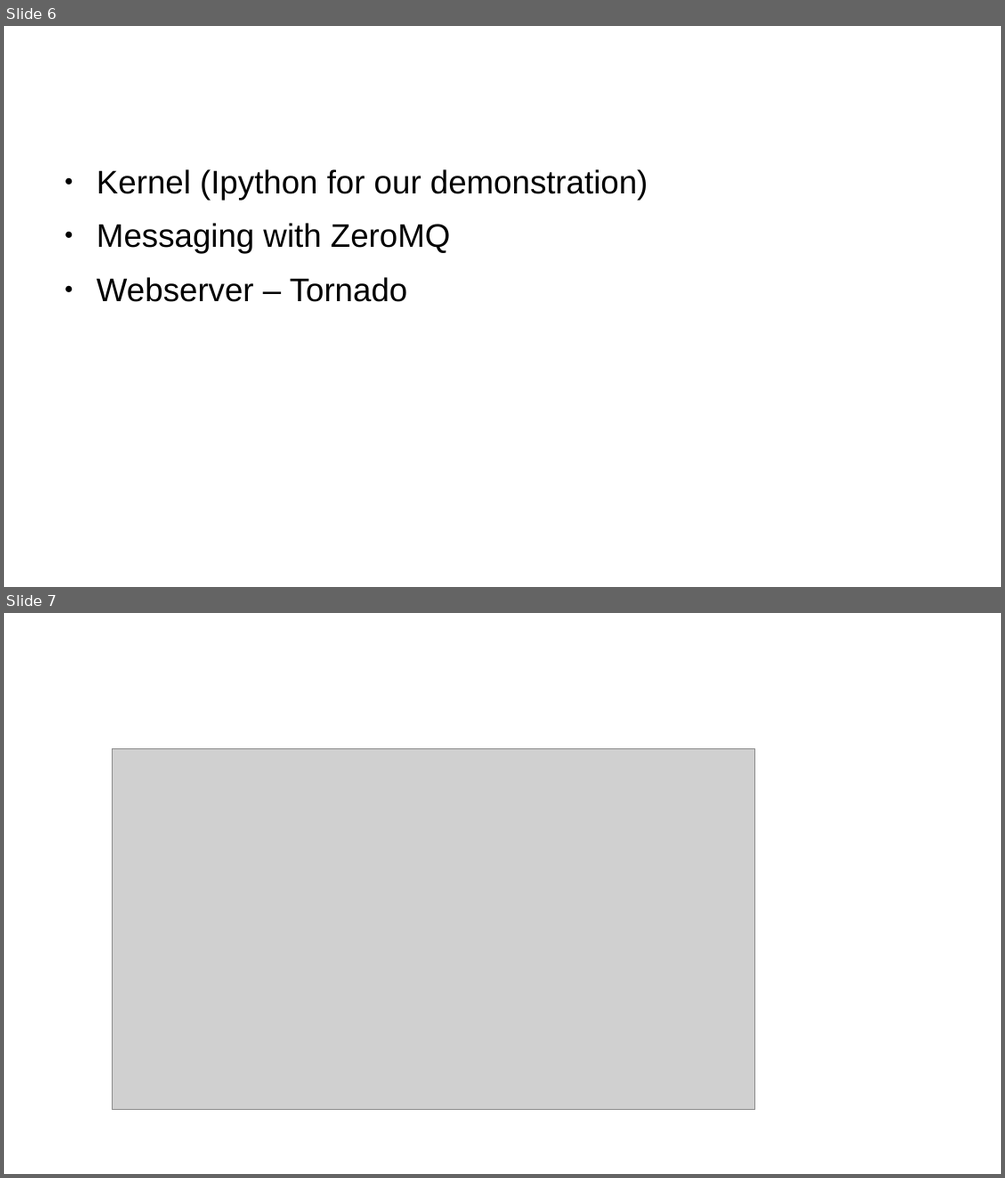
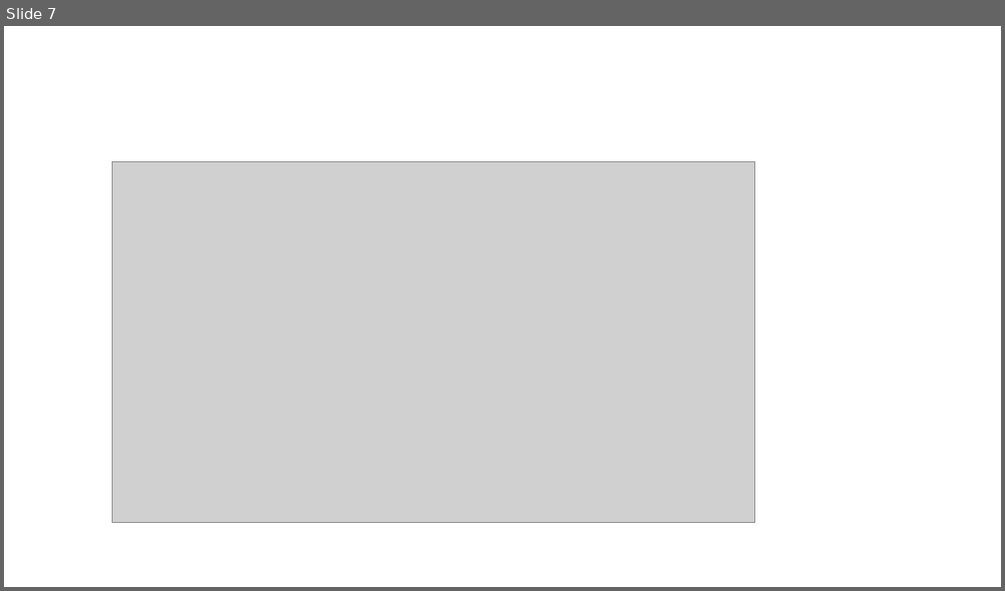
Before and after one commit to prodg1974/Jupyter-intro, a slide deck: JupyterPandas-PRodgers.odp. Shown one above the other, each under a label of ours: slides 6 and 7 before the commit, slide 7 after it. The pictures are 1005x1178 and 1005x591 pixels, drawn with LibreOffice and Linux fonts; fonts in the diff are those of the drawing; grey boxes stand for pictures; background and template pictures are left out. Boxes give left, top, right and bottom in pixels: in the first picture for what was removed or moved away, otherwise in the second. Text is boxed around its words. In the diff, an @@ line names an element or a change of style, - is before the commit and + after.

```diff
--- a/JupyterPandas-PRodgers.odp
+++ b/JupyterPandas-PRodgers.odp
@@ slide 6 removed at box(4, 26, 1001, 587), background #FFFFFF @@
@@ title removed at box(54, 47, 748, 140) @@
-Architecture
@@ text removed at box(97, 169, 648, 302) @@
-● Kernel (Ipython for our demonstration)
-● Messaging with ZeroMQ
-● Webserver – Tornado
```
Also in this commit, not shown: 5 other files.
